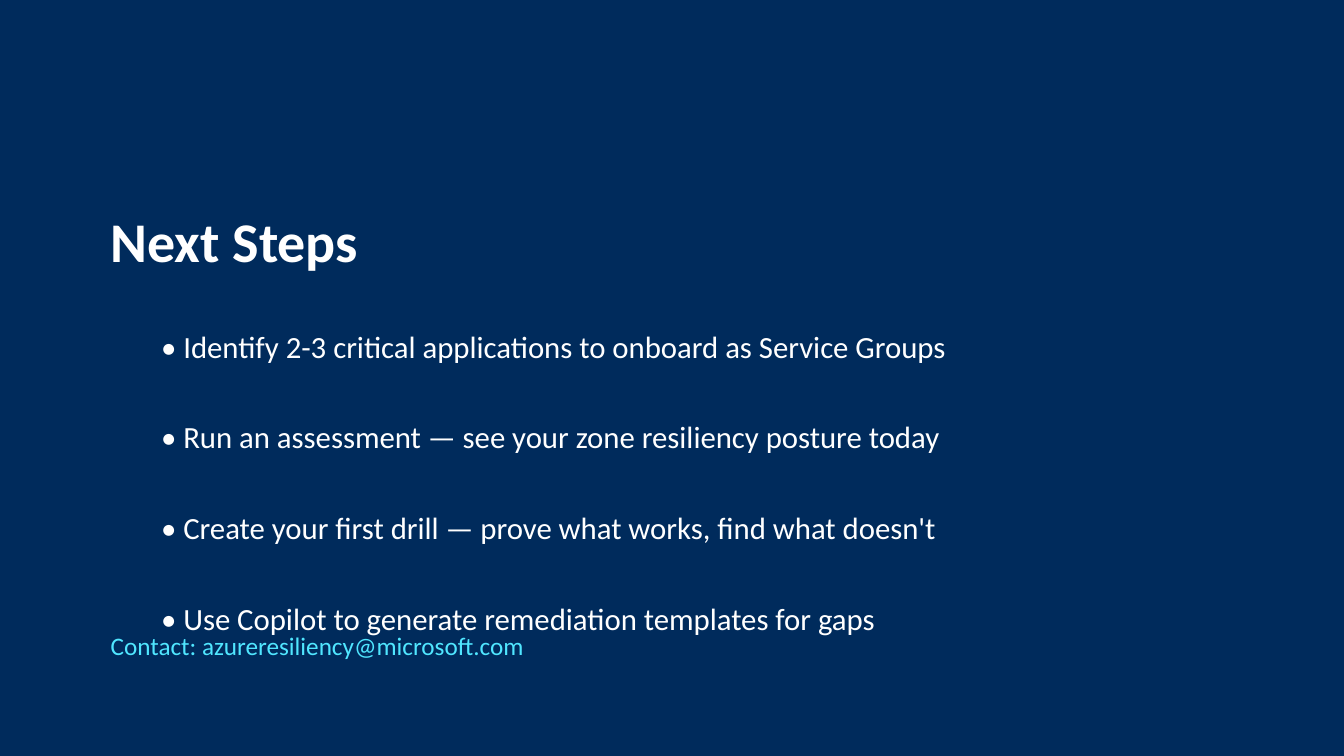
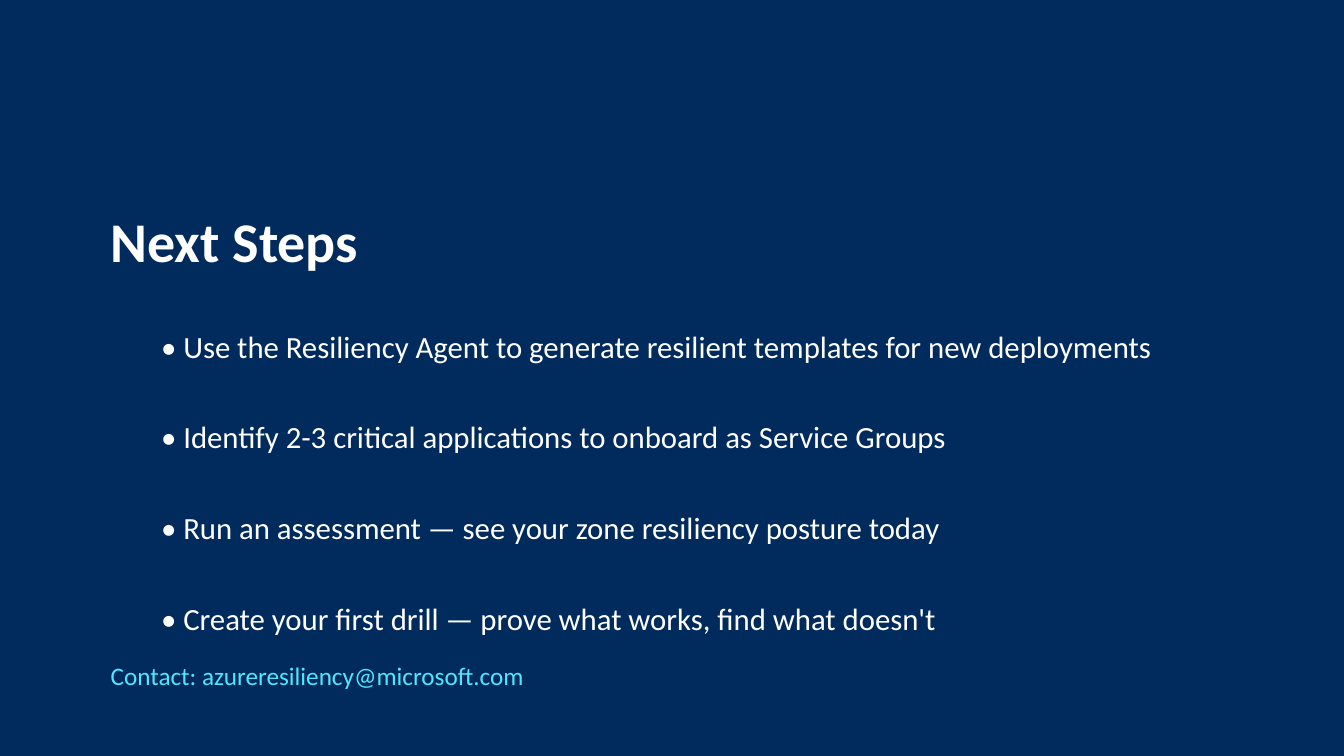
Before and after one commit to adityabalaji-msft/IRMDemoEnvironmentGuide, a slide deck: slide 22 of IRM-Field-Demo-Walking-Deck.pptx (slide 25 before the commit). Drawn at 1344x756 pixels with LibreOffice and Linux fonts; fonts in the diff are those of the drawing. Boxes give left, top, right and bottom in pixels: in the first picture for what was removed or moved away, otherwise in the second. Text is boxed around its words. In the diff, an @@ line names an element or a change of style, - is before the commit and + after.

Commit message:
Fix Phase 2 wording, drift rediscovery language, PPTX overflow/formatting

```diff
--- a/IRM-Field-Demo-Walking-Deck.pptx
+++ b/IRM-Field-Demo-Walking-Deck.pptx
@@ text at bbox=[183, 336, 1151, 364]: paragraph added @@
+  • Use the Resiliency Agent to generate resilient templates for new deployments
@@ text "Contact: azureresiliency@microsoft.com": place and size @@
-text "Contact: azureresiliency@microsoft.com" at bbox=[111, 634, 523, 659]
+text "Contact: azureresiliency@microsoft.com" at bbox=[111, 667, 523, 689]
@@ text at bbox=[183, 608, 875, 638]: paragraph removed @@
-  • Use Copilot to generate remediation templates for gaps
```
Also in this commit, not shown: 7 other slides changed, 15 slides added, 18 slides removed, 2 other files.
